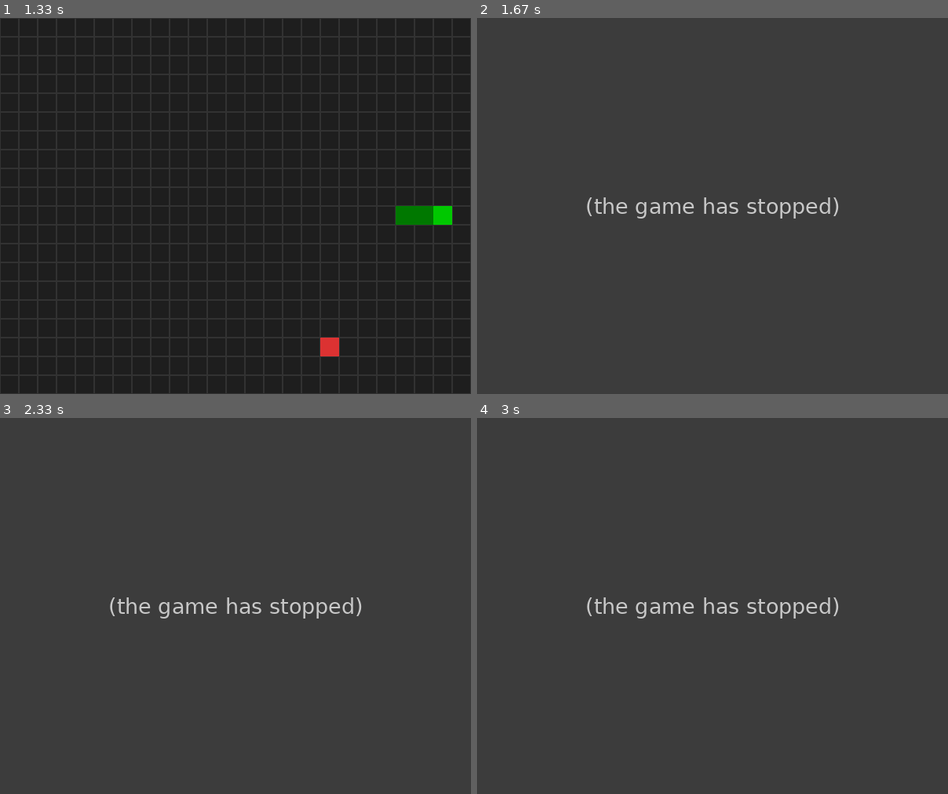
Above: before the commit, frames 1-4 (two rows, left to right).
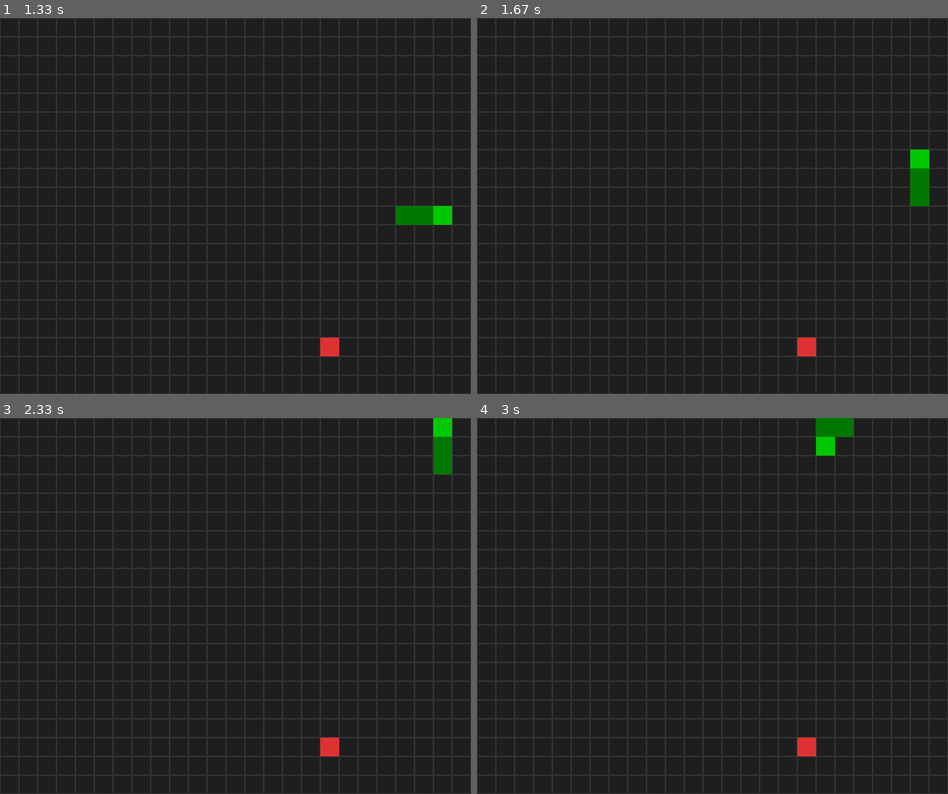
Above: after the commit, the same moments.

Repository: theKHutDeveloper/pygame_arcade_games
Game: pygame game, started from snake/main.py
Same seed, same stepped clock (60 frames per second), same inputs: the game is played once before the commit and once after it.
Inputs:
- Up to frame 1 (1.33 s): hold W 0.33-0.8 s; hold Right 0.33-0.8 s
- Up to frame 2 (1.67 s): hold Up from 1.33 s (still down)
- Up to frame 3 (2.33 s): release Up at 1.8 s
- Up to frame 4 (3 s): hold Left 2.33-2.87 s; hold Down from 2.9 s (still down)

Frame 1 is identical in both runs. In frame 2, 84% of the frame differs, in the area x 0-100%, y 0-100%; in frame 3, 84%; in frame 4, 84%.
Before the commit the program exited at 1.5 s; later frames show no game.

Commit message:
feat(snake): add keyboard input system for snake movement
* Implement SnakeInputSystem to handle arrow key and WASD input
* Update Direction component based on player input
* Prevent 180-degree turns to avoid instant self-collision
* Register input system before movement in ECS update order

Diff:
--- a/snake/main.py
+++ b/snake/main.py
@@ -11,6 +11,7 @@
     RenderFoodSystem,
     SnakeWallCollisionSystem,
     SnakeSelfCollisionSystem,
+    SnakeInputSystem,
 )
 from snake.spawn import spawn_snake
 
@@ -26,6 +27,7 @@
 
     spawn_snake(world)
 
+    world.add_system(SnakeInputSystem())
     world.add_system(SnakeMovementSystem())
     world.add_system(SnakeWallCollisionSystem())
     world.add_system(SnakeSelfCollisionSystem())
--- a/snake/systems.py
+++ b/snake/systems.py
@@ -169,3 +169,41 @@
                 print("Game Over: Hit yourself")
                 world.running = False
                 return
+
+
+class SnakeInputSystem(System):
+    def update(self, world, dt, events):
+        heads = list(world.get_entities_with(SnakeHead, Direction))
+
+        if not heads:
+            return
+
+        head_entity, (head, direction) = heads[0]
+
+        for event in events:
+            if event.type != pygame.KEYDOWN:
+                continue
+
+            # UP
+            if event.key in (pygame.K_UP, pygame.K_w):
+                if direction.y != 1:
+                    direction.x = 0
+                    direction.y = -1
+
+            # DOWN
+            elif event.key in (pygame.K_DOWN, pygame.K_s):
+                if direction.y != -1:
+                    direction.x = 0
+                    direction.y = 1
+
+            # LEFT
+            elif event.key in (pygame.K_LEFT, pygame.K_a):
+                if direction.x != 1:
+                    direction.x = -1
+                    direction.y = 0
+
+            # RIGHT
+            elif event.key in (pygame.K_RIGHT, pygame.K_d):
+                if direction.x != -1:
+                    direction.x = 1
+                    direction.y = 0
